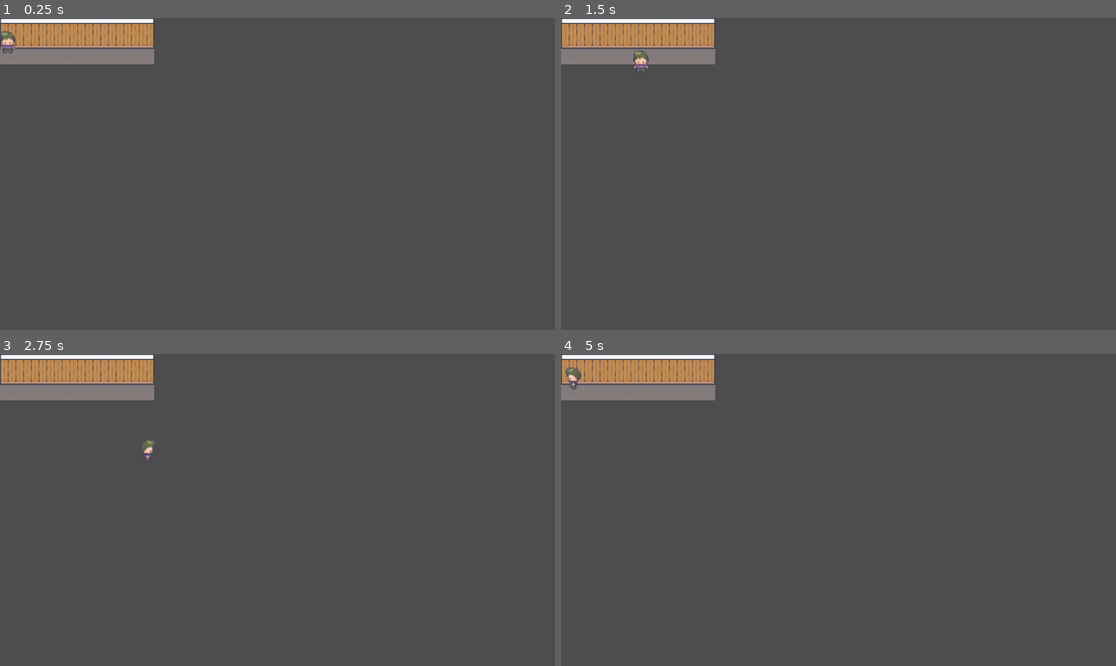
Above: before the commit, frames 1-4 (two rows, left to right).
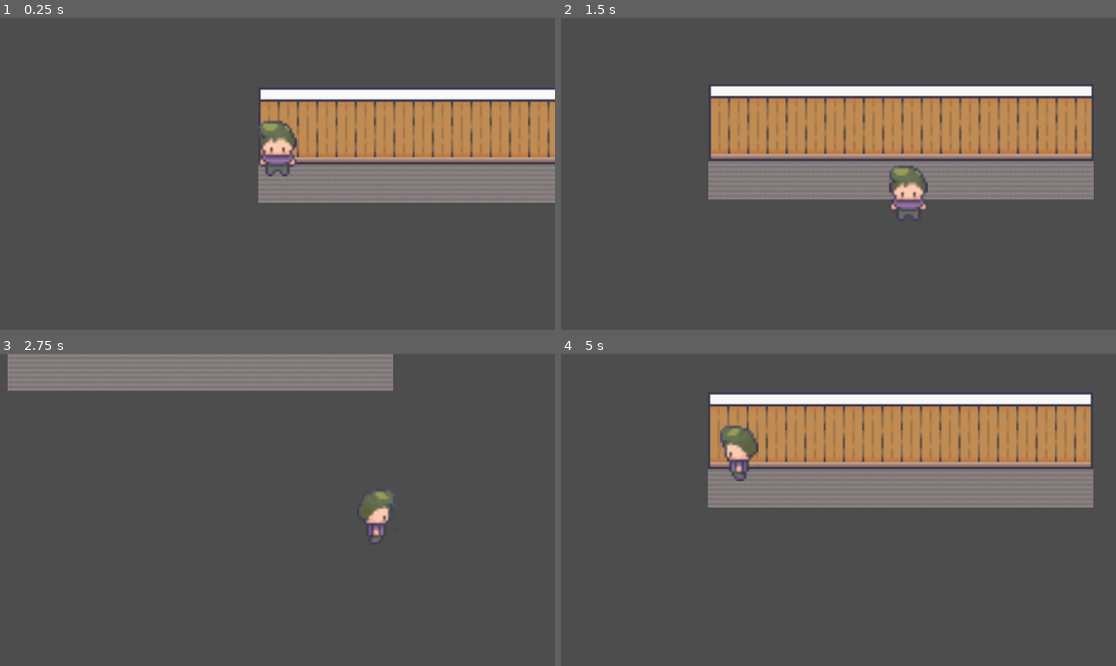
Above: after the commit, the same moments.

Repository: TurnrDev/EchoScape
Game: Godot game, scene res://scenes/level.tscn
The game is run twice, just before and just after one commit, with the same random seed, the same clock (stepped at 60 frames per second) and the same inputs.
Inputs:
- Up to frame 1 (0.25 s): no input
- Up to frame 2 (1.5 s): tap Enter at 0.5 s; hold Right (ui_right) 0.53-1.28 s; hold Down (ui_down) from 1.28 s (still down)
- Up to frame 3 (2.75 s): release Down (ui_down) at 2.03 s; hold Right (ui_right) from 2.03 s (still down)
- Up to frame 4 (5 s): release Right (ui_right) at 2.78 s; hold Up (ui_up) 2.78-3.53 s; hold Left (ui_left) from 3.53 s (still down)

The runs differ from the first frame. In frame 1, 22% of the frame differs, in the area x 0-100%, y 0-60%; in frame 2, 28%, in the area x 0-96%, y 0-65%; in frame 3, 9.3%; in frame 4, 27%.

Commit message:
Attach Camera to Player

Diff:
--- a/scenes/level.tscn
+++ b/scenes/level.tscn
@@ -1388,3 +1388,9 @@
 
 [node name="player" parent="." instance=ExtResource("1_gc2k5")]
 position = Vector2(16, 72)
+
+[node name="Camera2D" type="Camera2D" parent="player"]
+zoom = Vector2(2.5, 2.5)
+position_smoothing_enabled = true
+drag_horizontal_enabled = true
+drag_vertical_enabled = true
